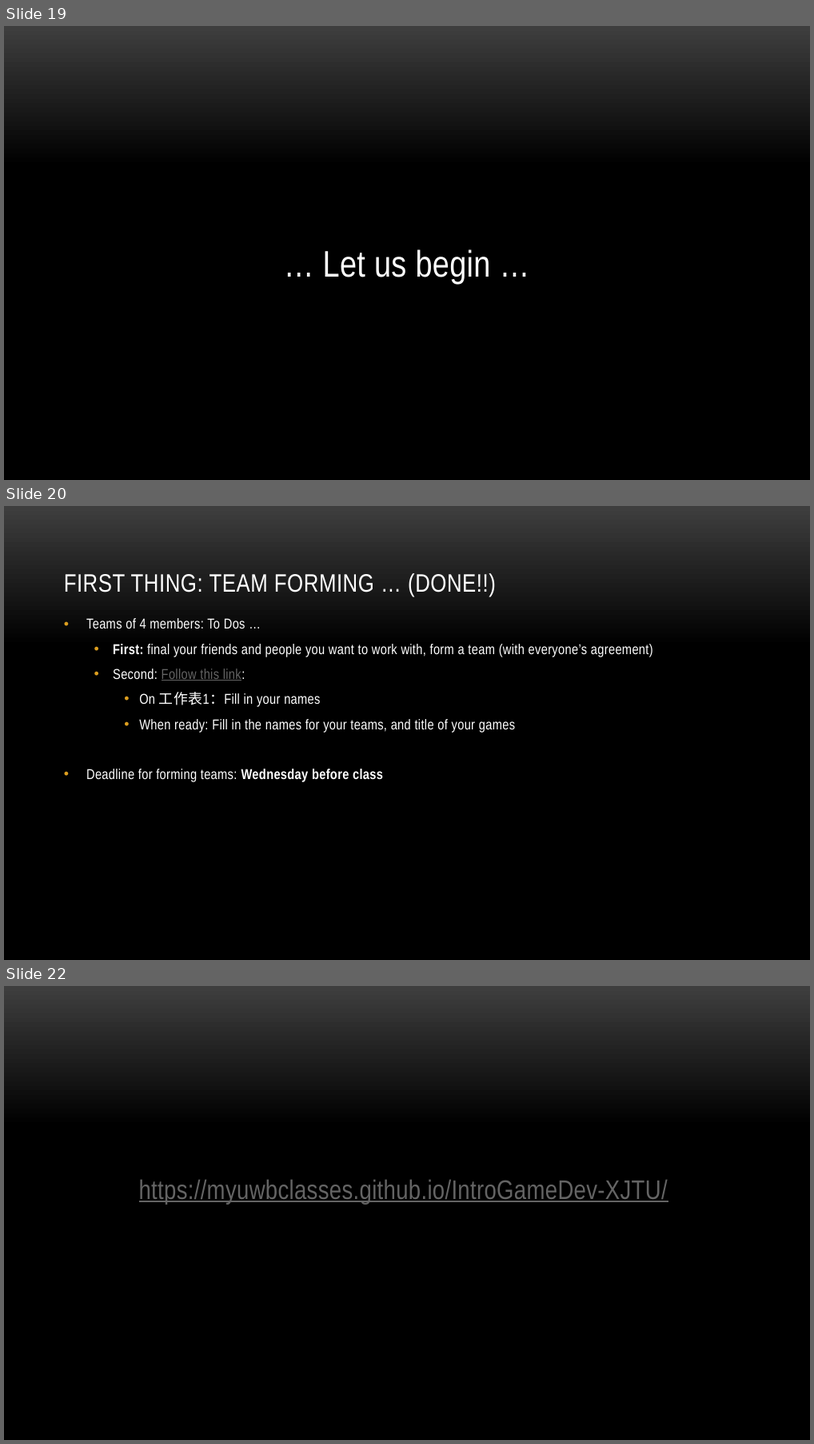
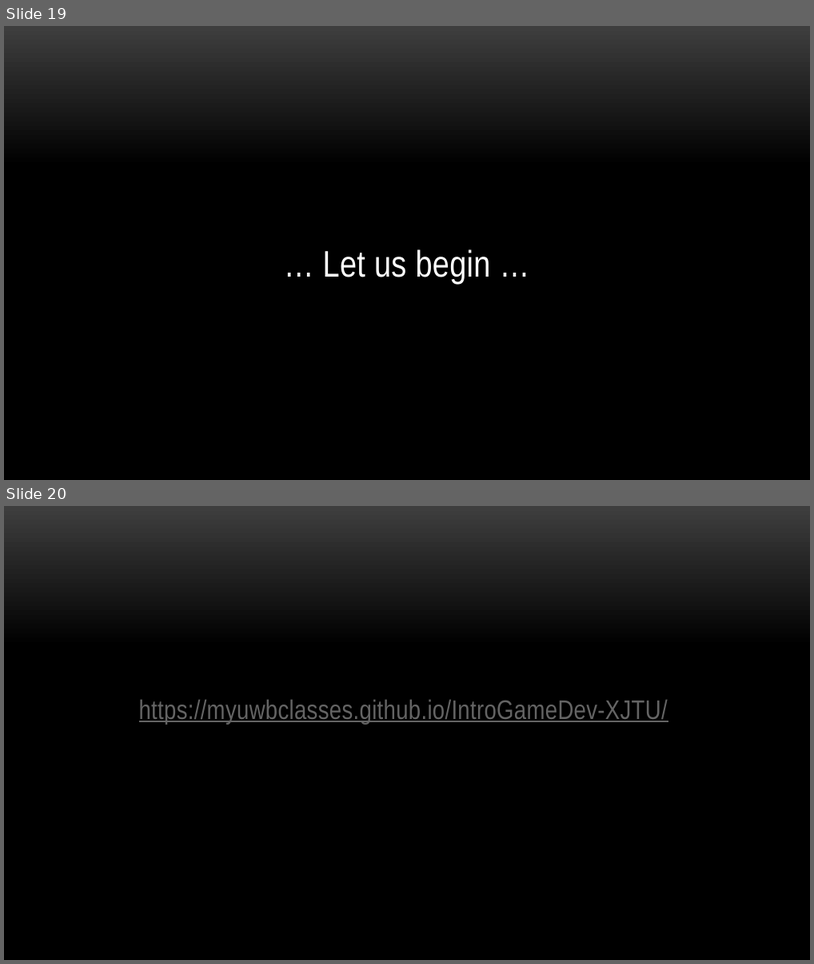
Before and after one commit to myuwbclasses/IntroGameDev-XJTU, a slide deck: PPT/Intro.pptx. Shown one above the other, each under a label of ours: slides 19, 20 and 22 before the commit, slides 19 and 20 after it; the slides between them are not shown. The pictures are 814x1444 and 814x964 pixels, drawn with LibreOffice and Linux fonts; fonts in the diff are those of the drawing; background and template pictures are left out. Boxes give left, top, right and bottom in pixels: in the first picture for what was removed or moved away, otherwise in the second. Text is boxed around its words. In the diff, an @@ line names an element or a change of style, - is before the commit and + after.

```diff
--- a/PPT/Intro.pptx
+++ b/PPT/Intro.pptx
@@ slide 20 removed at box(4, 506, 810, 960), background picture (left out) @@
@@ title removed at box(64, 573, 496, 596) @@
-FIRST THING: TEAM FORMING … (DONE!!)
@@ text removed at box(86, 618, 654, 782) @@
-• Teams of 4 members: To Dos …
-  • First: final your friends and people you want to work with, form a team (with everyone’s agreement)
-  • Second: Follow this link:
-    • On 工作表1：Fill in your names
-    • When ready: Fill in the names for your teams, and title of your games
-• Deadline for forming teams: Wednesday before class
@@ what was slide 22 is now slide 20 @@
```
Also in this commit, not shown: 3 slides changed, 1 other slide removed, 7 other files.
